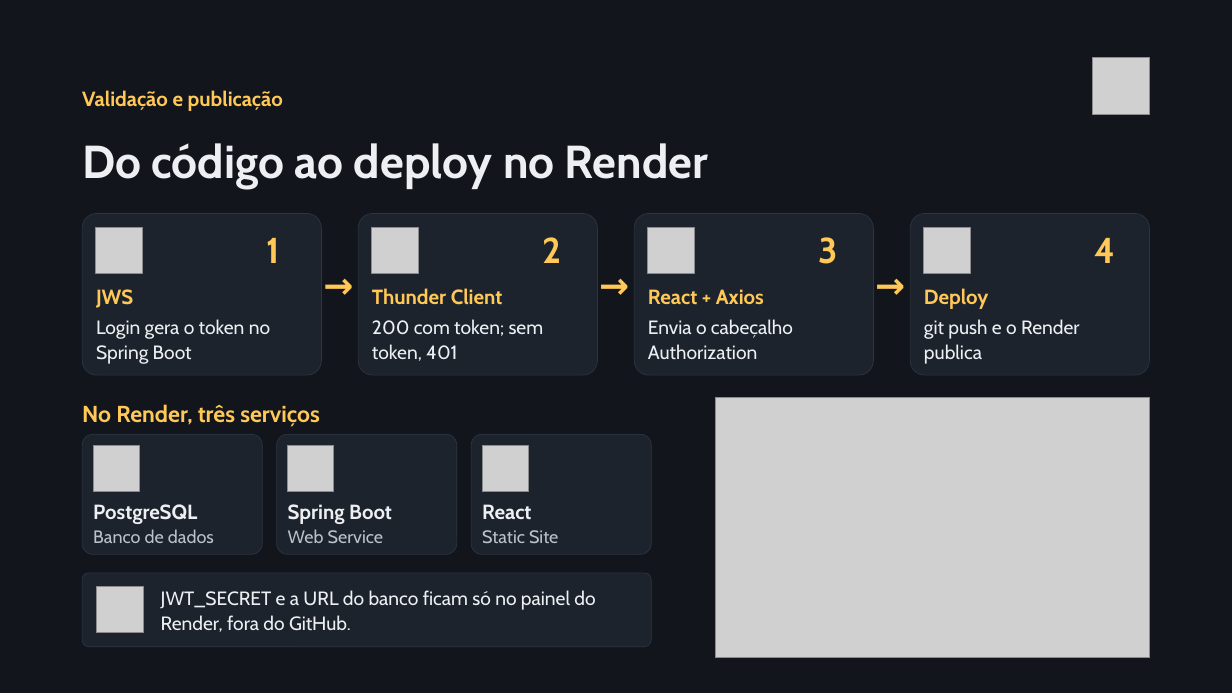
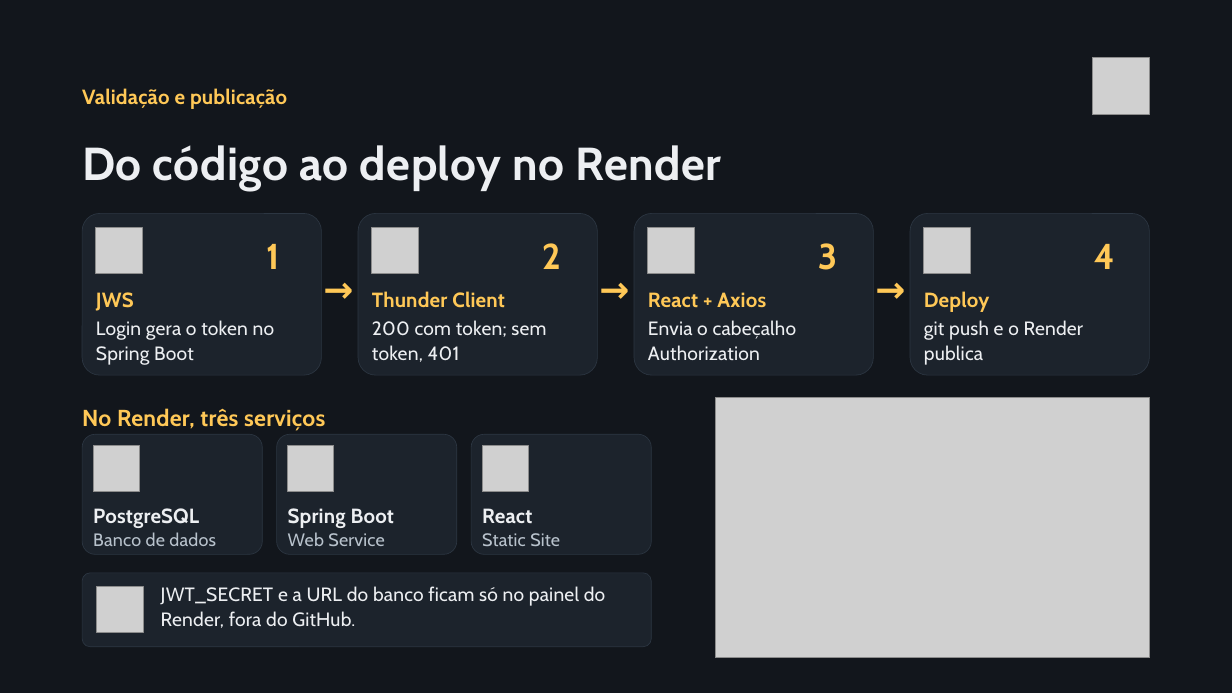
Before and after one commit to leandrocrisci/recode-projeto-final, a slide deck: slide 5 of frontendWeb/public/downloads/Avaliacao_Executiva.pptx. Drawn at 1232x693 pixels with LibreOffice and Linux fonts; fonts in the diff are those of the drawing; grey boxes stand for pictures; background and template pictures are left out. Boxes give left, top, right and bottom in pixels: in the first picture for what was removed or moved away, otherwise in the second. Text is boxed around its words. In the diff, an @@ line names an element or a change of style, - is before the commit and + after.

```diff
--- a/frontendWeb/public/downloads/Avaliacao_Executiva.pptx
+++ b/frontendWeb/public/downloads/Avaliacao_Executiva.pptx
@@ text "Validação e publicação" at box(82, 88, 287, 109): letter spacing 0 to 0.2 pt; line spacing 22.4pt to 1.17 @@
@@ text "Do código ao deploy no ..." at box(82, 145, 722, 191): letter spacing 0 to 0.4 pt; line spacing 39.6pt to 0.92 @@
@@ letter spacing 0 to 0.3 pt in 7 elements at box(266, 244, 279, 269), box(542, 243, 561, 269), box(1094, 244, 1115, 269), box(818, 243, 837, 270), box(600, 262, 640, 310), box(323, 262, 363, 310), box(875, 262, 915, 310) @@
@@ letter spacing 0 to 0.2 pt in 12 elements at box(924, 320, 1084, 365), box(96, 320, 275, 365), box(372, 320, 546, 362), box(648, 320, 797, 360), box(82, 408, 325, 431), box(96, 292, 134, 311), box(372, 291, 505, 308), box(648, 292, 766, 308), box(924, 291, 989, 312), box(93, 508, 199, 528), box(482, 508, 532, 524), box(288, 508, 394, 528) @@
@@ letter spacing 0 to 0.1 pt in 3 elements at box(93, 532, 216, 546), box(482, 533, 560, 546), box(288, 532, 384, 546) @@
@@ proportions changed in 8 elements at box(82, 213, 322, 375), box(359, 213, 598, 375), box(634, 213, 873, 375), box(910, 213, 1150, 375), box(82, 434, 262, 555), box(276, 434, 457, 555), box(471, 434, 652, 555), box(82, 573, 652, 647) @@
@@ text "JWT_SECRET e a URL do ..." at box(161, 586, 605, 628): letter spacing 0 to 0.2 pt; vertical alignment middle to top @@
```
Also in this commit, not shown: 9 other slides changed, 1 slide added, 1 slide removed, 1 other file.
